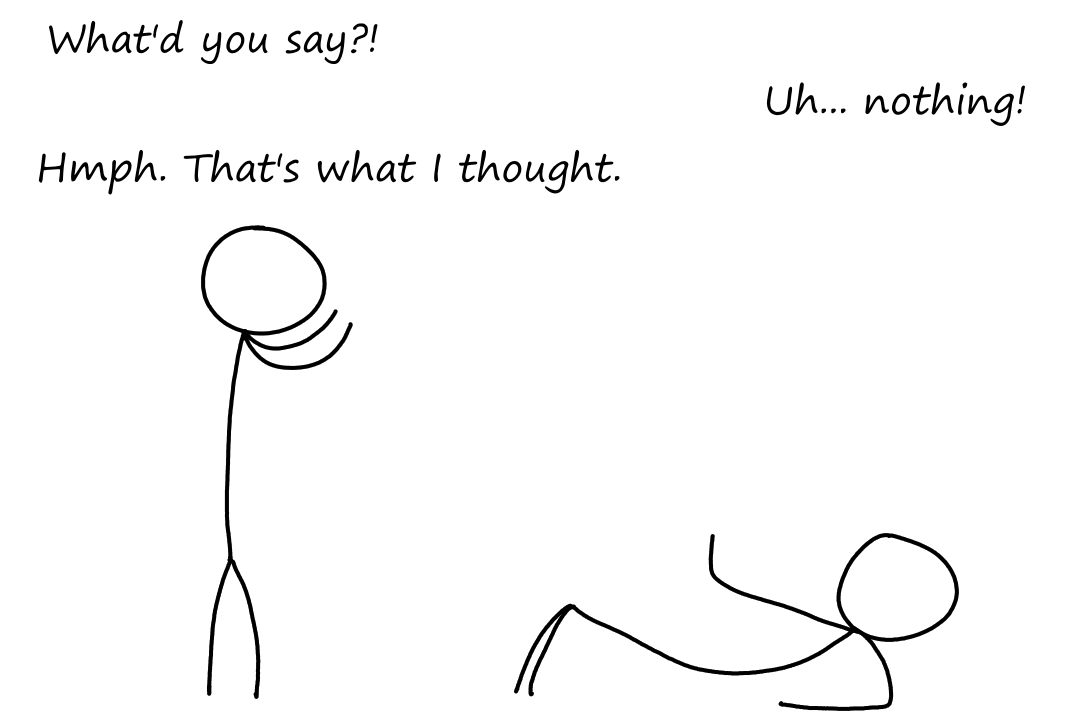
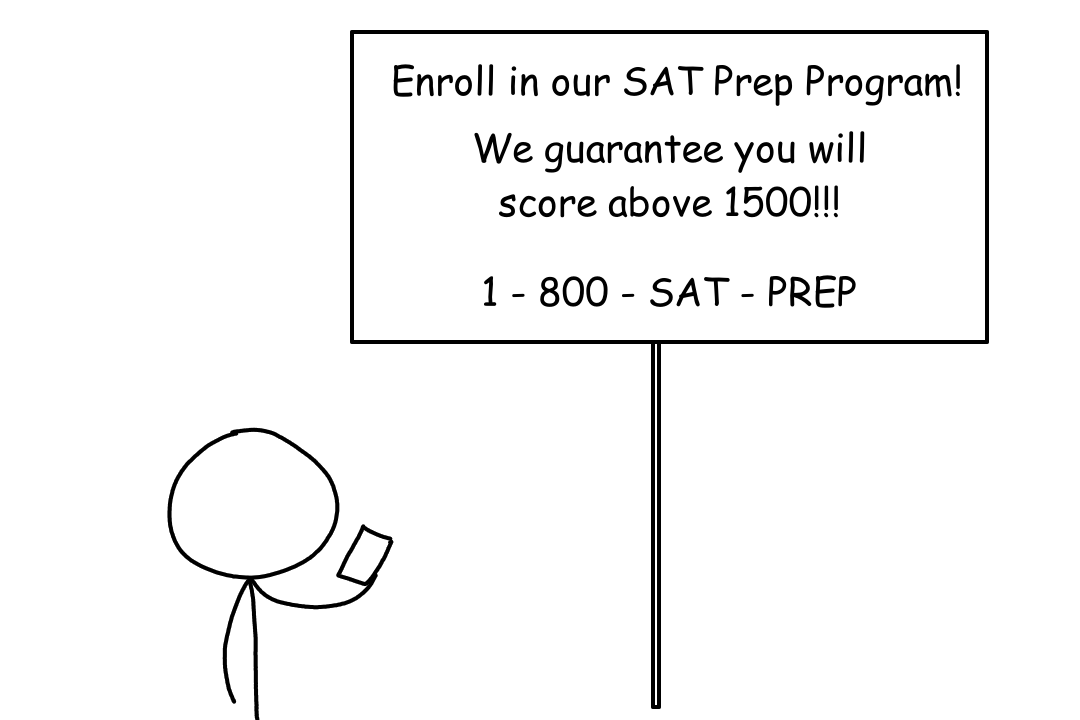
Layer changes from the first (1080, 720) image to the second:
painted on "Paint Layer 1" over [128, 20, 1024, 720]
